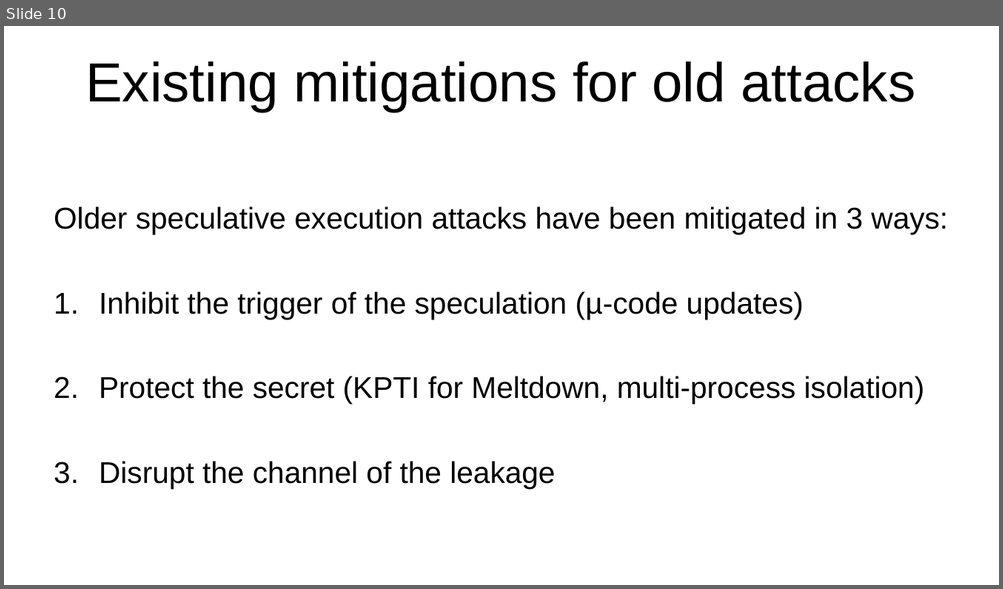
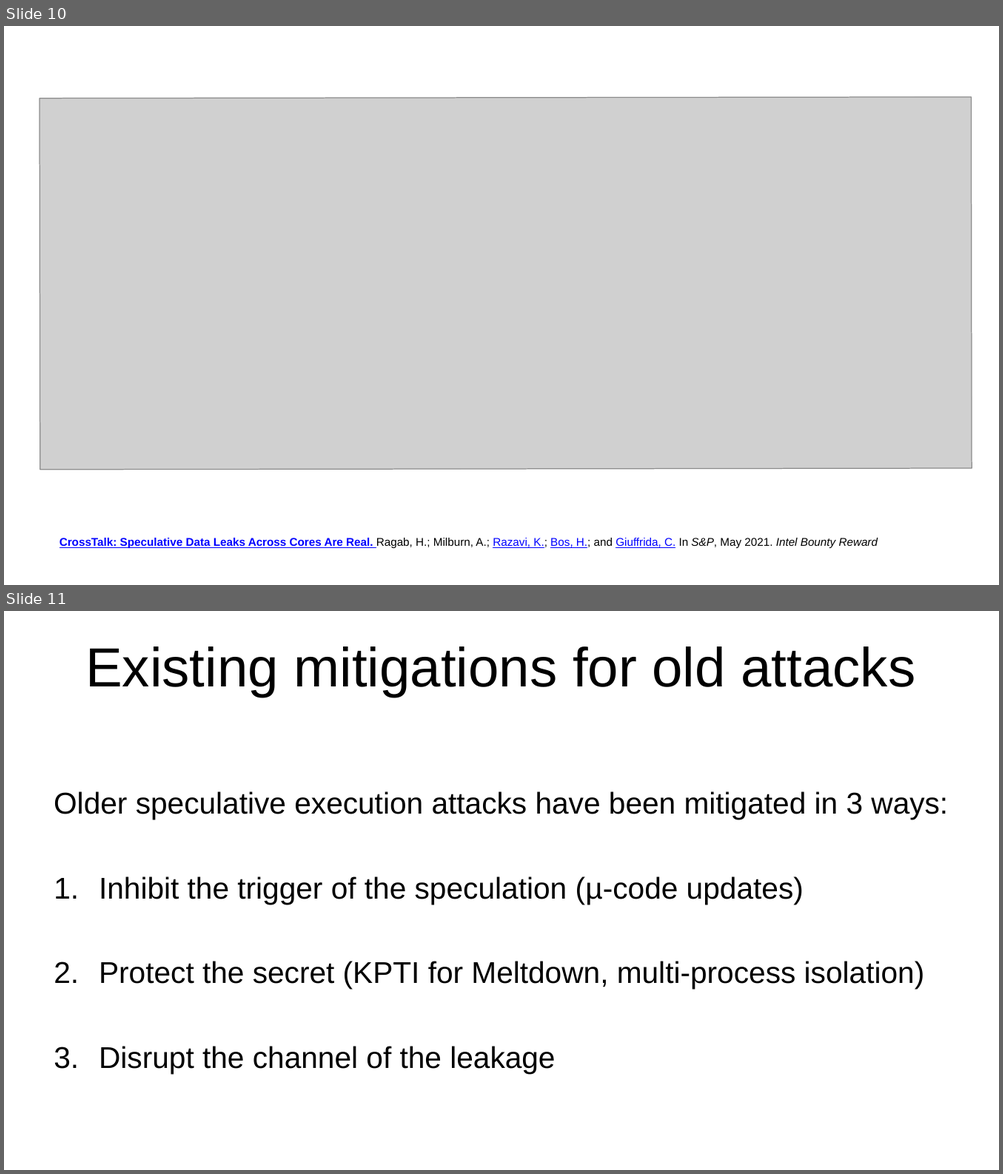
Before and after one commit to Rijndael99/hw_vulnerabilities, a slide deck: presentation1.pptx. Shown one above the other, each under a label of ours: slide 10 before the commit, slides 10 and 11 after it. The pictures are 1003x589 and 1003x1174 pixels, drawn with LibreOffice and Linux fonts; fonts in the diff are those of the drawing; grey boxes stand for pictures. Boxes give left, top, right and bottom in pixels: in the first picture for what was removed or moved away, otherwise in the second. Text is boxed around its words. In the diff, an @@ line names an element or a change of style, - is before the commit and + after.

```diff
--- a/presentation1.pptx
+++ b/presentation1.pptx
@@ slide 10 added at (4, 26, 999, 585), background #FFFFFF @@
@@ picture added at (40, 96, 972, 470) @@
@@ text added at (60, 538, 878, 548), 9 pt, text #0000FF, underline @@
+CrossTalk: Speculative Data Leaks Across Cores Are Real. Ragab, H.; Milburn, A.; Razavi, K.; Bos, H.; and Giuffrida, C. In S&P, May 2021. Intel Bounty Reward
@@ what was slide 10 is now slide 11 @@
```
Also in this commit, not shown: 2 slides changed, 2 other slides added.
